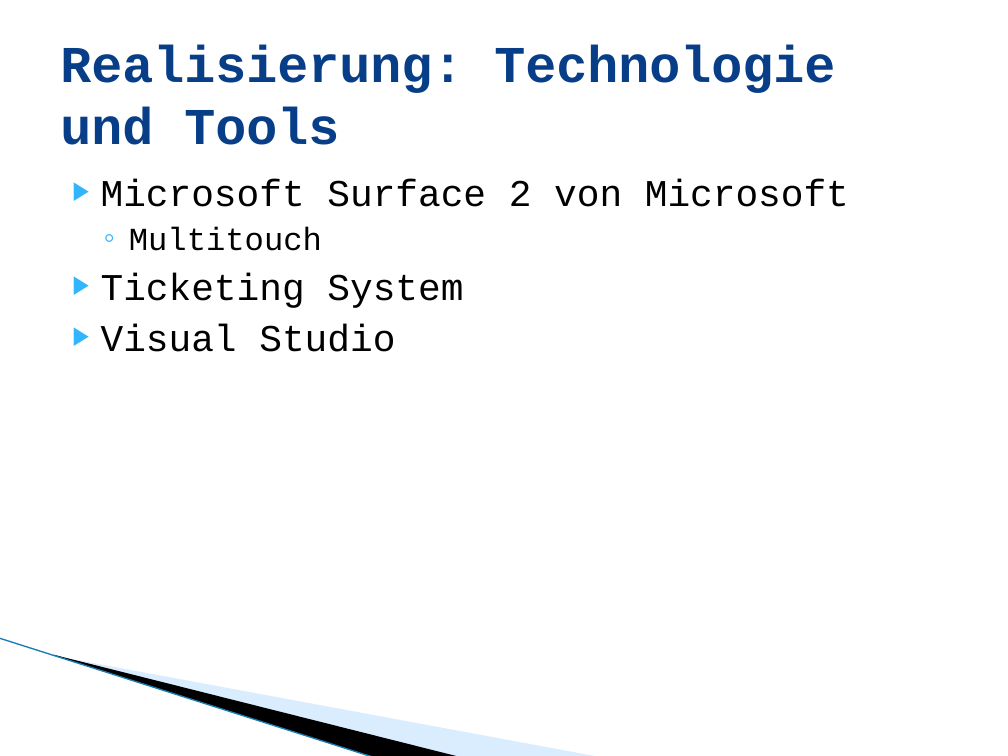
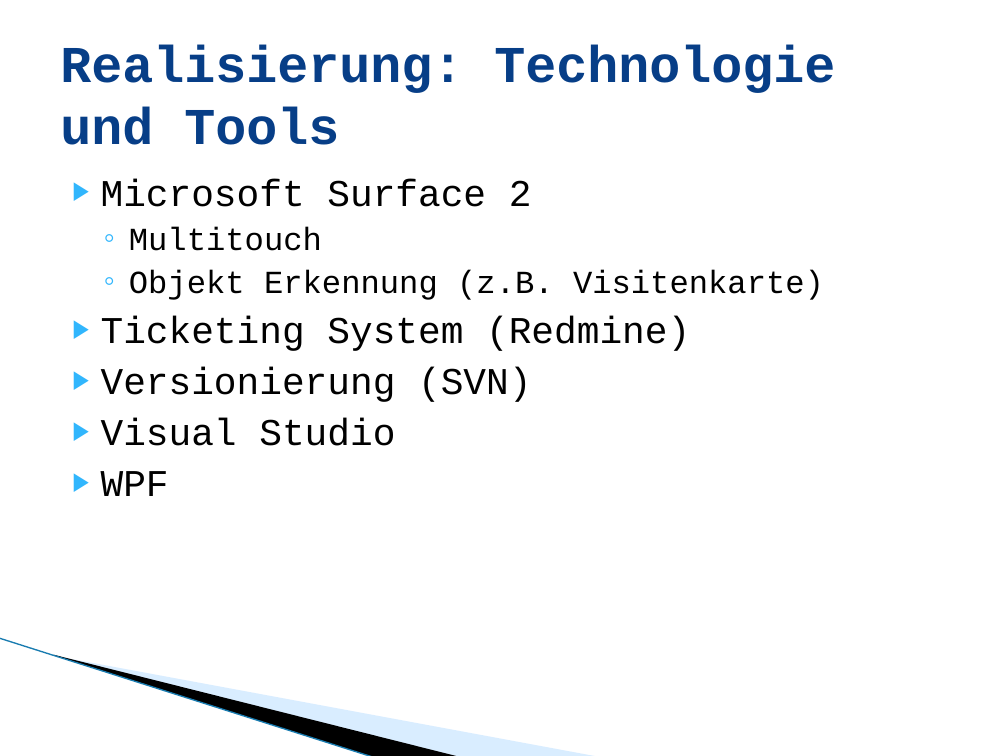
Before and after one commit to lukaselmer/student-thesis-flip, a slide deck: slide 9 of doc/media/flip_zuehlke_praesentation.pptx. Drawn at 1008x756 pixels with LibreOffice and Linux fonts; fonts in the diff are those of the drawing; background and template pictures are left out. Boxes give left, top, right and bottom in pixels: in the first picture for what was removed or moved away, otherwise in the second. Text is boxed around its words. In the diff, an @@ line names an element or a change of style, - is before the commit and + after.

```diff
--- a/doc/media/flip_zuehlke_praesentation.pptx
+++ b/doc/media/flip_zuehlke_praesentation.pptx
@@ text at (101,179,532,207): text changed @@
-▶ Microsoft Surface 2 von Microsoft
+▶ Microsoft Surface 2
@@ text at (101,270,824,402): text changed @@
-▶ Ticketing System
+  ◦ Objekt Erkennung (z.B. Visitenkarte)
+▶ Ticketing System (Redmine)
+▶ Versionierung (SVN)
@@ text at (101,471,169,496): paragraph added @@
+▶ WPF
```
Also in this commit, not shown: 1 other slide changed, 1 slide added.
